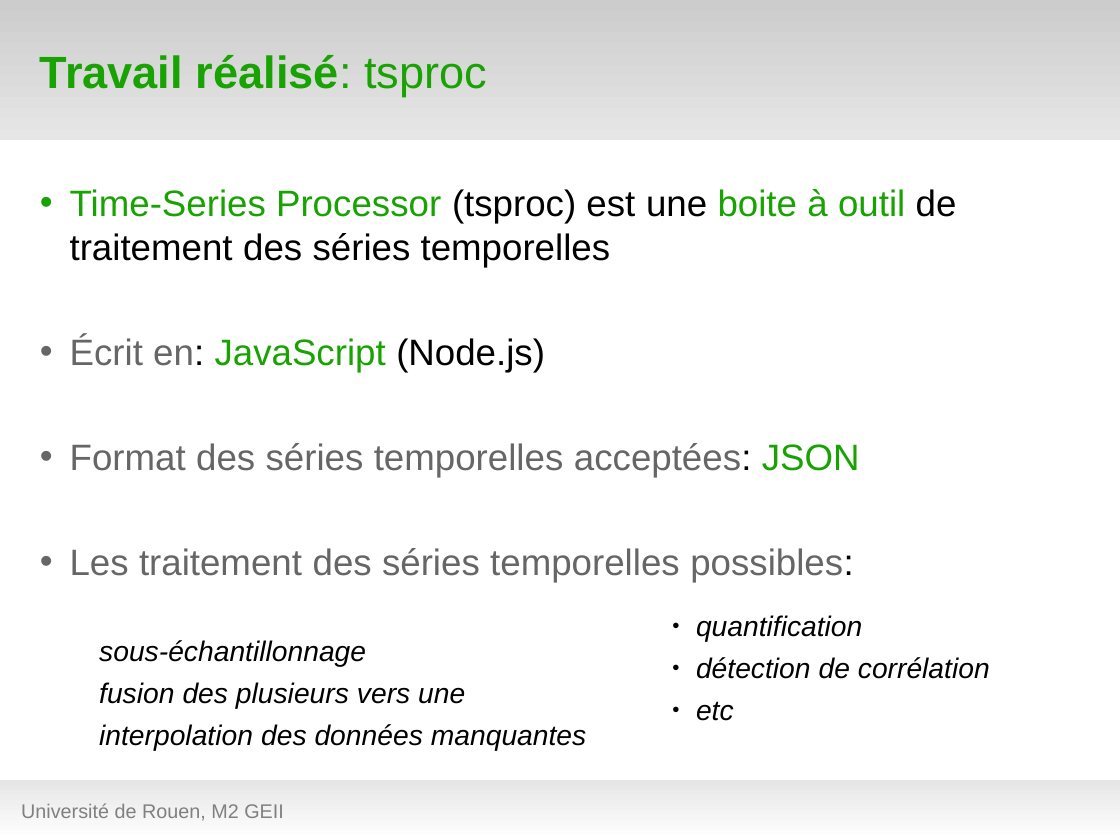
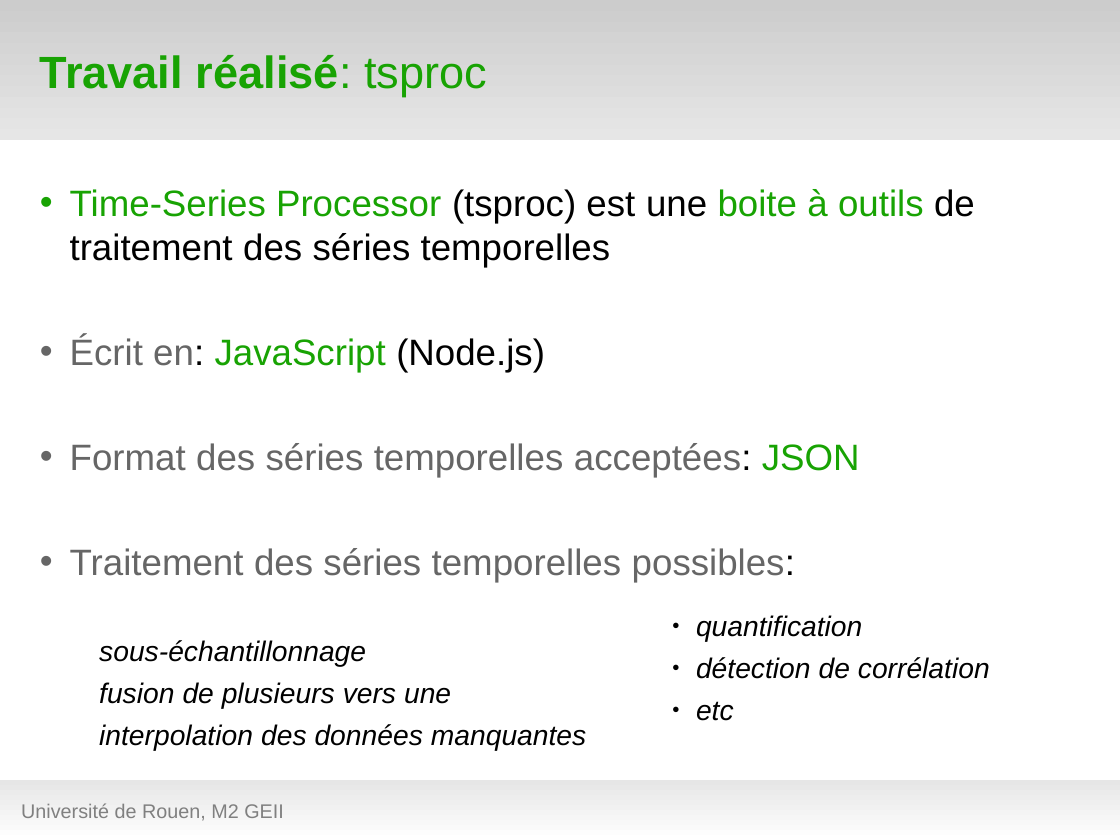
Before and after one commit to hanzenok/dataexp, a slide deck: slide 17 of presentation/test_green8.odp. Drawn at 1120x840 pixels with LibreOffice and Linux fonts; fonts in the diff are those of the drawing; background and template pictures are left out. Boxes give left, top, right and bottom in pixels: in the first picture for what was removed or moved away, otherwise in the second. Text is boxed around its words. In the diff, an @@ line names an element or a change of style, - is before the commit and + after.

```diff
--- a/presentation/test_green8.odp
+++ b/presentation/test_green8.odp
@@ text at (70,189,975,267): text changed @@
-• Time-Series Processor (tsproc) est une boite à outil de traitement des séries temporelles
+• Time-Series Processor (tsproc) est une boite à outils de traitement des séries temporelles
@@ text at (70,548,795,582): text changed @@
-• Les traitement des séries temporelles possibles:
+• Traitement des séries temporelles possibles:
@@ text at (99,682,451,709): text changed @@
-  fusion des plusieurs vers une
+  fusion de plusieurs vers une
```
Also in this commit, not shown: 12 other slides changed, 7 other files.
